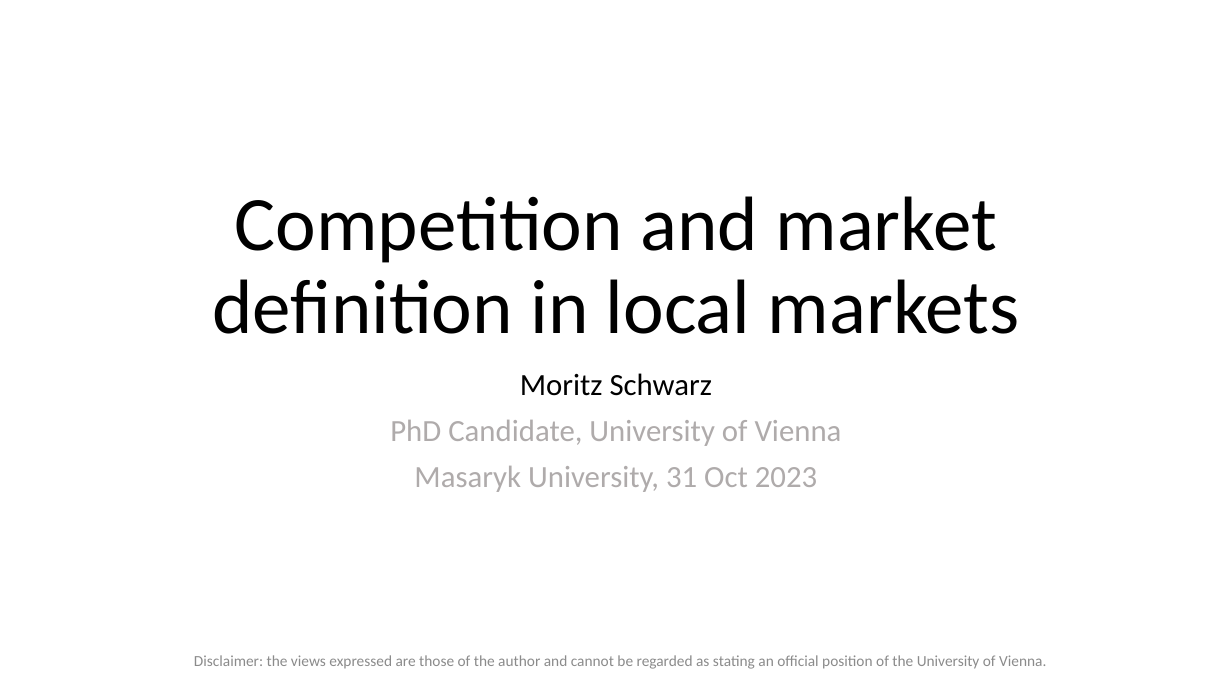
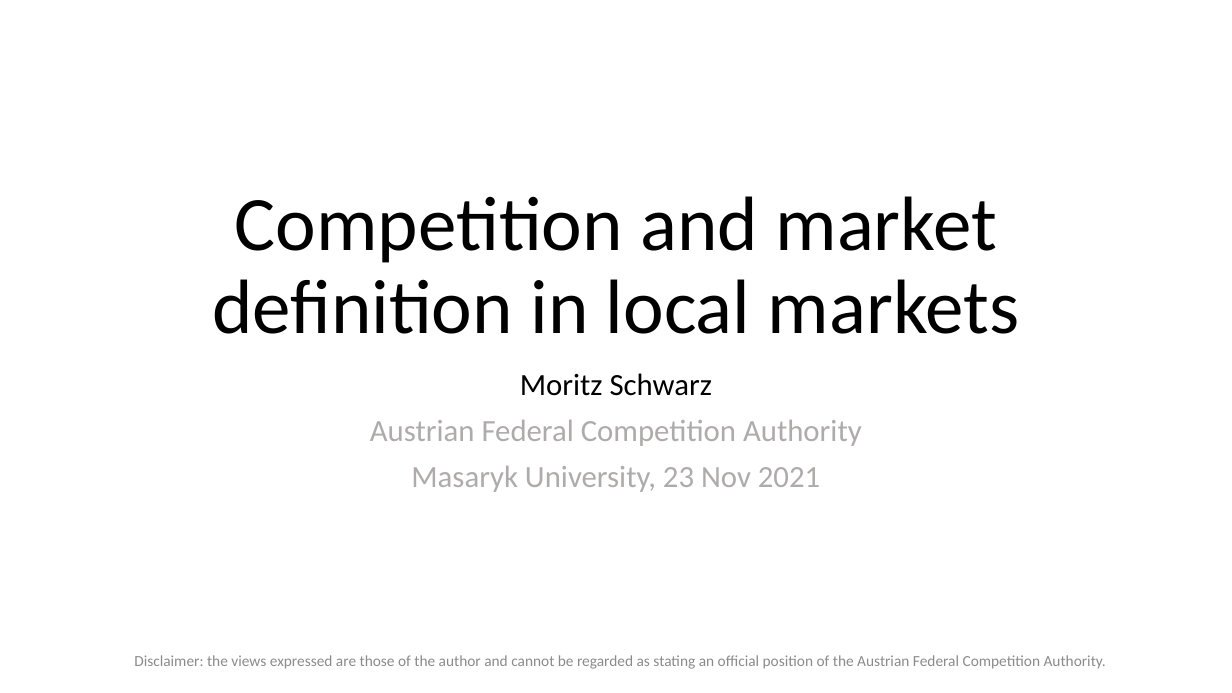
Before and after one commit to moritz-schwarz/website, a slide deck: slide 1 of resources/slides.pptx. Drawn at 1232x693 pixels with LibreOffice and Linux fonts; fonts in the diff are those of the drawing. Boxes give left, top, right and bottom in pixels: in the first picture for what was removed or moved away, otherwise in the second. Text is boxed around its words. In the diff, an @@ line names an element or a change of style, - is before the commit and + after.

```diff
--- a/resources/slides.pptx
+++ b/resources/slides.pptx
@@ subtitle at [370, 420, 862, 492]: text changed @@
-PhD Candidate, University of Vienna
-Masaryk University, 31 Oct 2023
+Austrian Federal Competition Authority
+Masaryk University, 23 Nov 2021
@@ text at [134, 655, 1106, 669]: text changed @@
-Disclaimer: the views expressed are those of the author and cannot be regarded as stating an official position of the University of Vienna.
+Disclaimer: the views expressed are those of the author and cannot be regarded as stating an official position of the Austrian Federal Competition Authority.
```
Also in this commit, not shown: 14 other slides changed, 7 slides removed, 1 other file.
